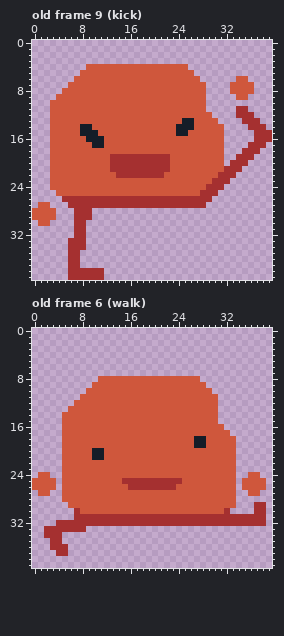
Two versions of one pixel-art file, res/img/main.aseprite. Above is the file before it was changed.
40x40 pixels, 11 frames. Shown: old frame 9 (kick), old frame 6 (walk). The commit also changed other frames, which this record leaves out.
Now the later version:
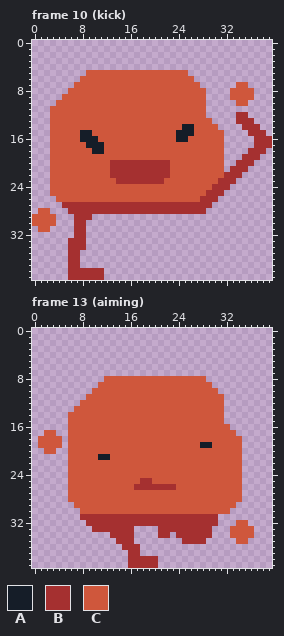
Palette (. is transparent): A #151d28  B #a53030  C #cf573c
A new or re-ordered frame is compared with the old frame closest to it.
The exact change:
frames 11 -> 14
Changed rows in their new state; - is an unchanged pixel.
Frame 10 (kick) is new; against old frame 9 (kick), layer "Layer 2":
first column x 0:
 4 ---------.................--------------
 5 --------.-----------------.-------------
 6 -------.-------------------.------..----
 7 ------.---------------------.----.--.---
 8 -----.----------------------------------
 9 ----.----------------------------C--C---
10 ---.------------------------------CC----
11 ----------------------------------..----
12 -----------------------------.------.---
13 -------------------------CC---.---B--.--
14 --------CC--------------C------.---B--.-
15 ----------C---------------A---------B--.
16 --------A--C------------AA--------------
17 ---------A--------------------------.--B
18 ----------AA-----------------------.--B-
19 -------------CCCCCCCCCC-----------.--B--
20 ---------------------------------.--B---
21 --------------------------------.--B----
22 -------------B--------B--------C--B-----
23 --------------BBBBBBBB--------C--B------
24 -----------------------------C--B-------
25 ---C------------------------C--B--------
26 ----CCCCCCCCCCCCCCCCCCCCCCCC--B---------
27 -..--B-----------------------B----------
28 .--.--B---BBBBBBBBBBBBBBBBBBB-----------
30 C--C------------------------------------
31 -CC-------------------------------------
Frame 13 (aiming) is new; against old frame 6 (walk), layer "Layer 2":
first column x 0:
 8 -----------.----------------C----------
 9 ----------.------------------C---------
10 ---------.--------------------C--------
11 --------.----------------------C-------
12 -------.-----------------------C-------
13 ------.------------------------C-------
14 -----.-------------------------C-------
15 -----.-------------------------C-------
16 -----.--------------------------C------
17 --CC-.---------------------------C-----
18 -CCCC.---------------------CC-----C----
19 -CCCC.---------------------C-A----C----
20 --CC-.----CC----------------------C----
21 -----.----C-A---------------------C----
22 -----.----------------------------C----
23 -----.----------------------------C----
24 -..--.----------------------------C-..-
25 ....-.---------CCC--CCCCC---------C....
26 ....-.----------C-----------------C....
27 -..--.----------------------------C-..-
28 -----.----------------------------C----
29 ------.------------------------------..
30 -------.------------------------C----..
31 -------.-----------------------........
32 ----.....----------------------...CC...
33 --.......-BBBBBBB----BBBBBBBBB---CCCC--
34 --...--------BBBB----BB-BBBBBB---CCCC--
35 ---..---------BBB--------BBBB-----CC---
36 ---...---------BBB---------------------
37 ----..----------BB---------------------
38 ----------------BBBBB------------------
39 ----------------BBBBB------------------
Pixel boxes of the changes (left, top, right, bottom) in both pictures:
changed: (32, 64, 272, 232)
changed: (32, 376, 266, 568)
